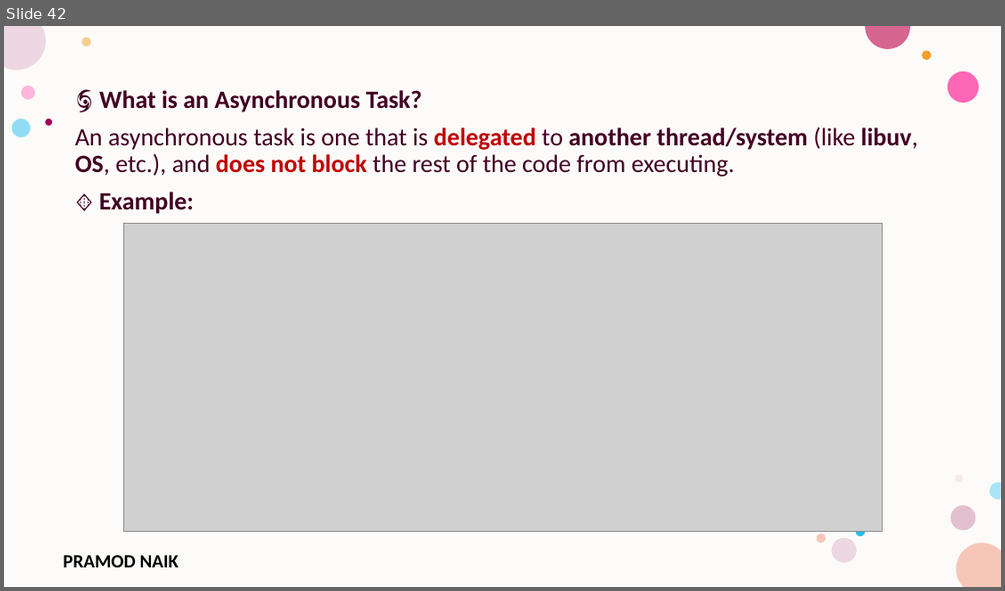
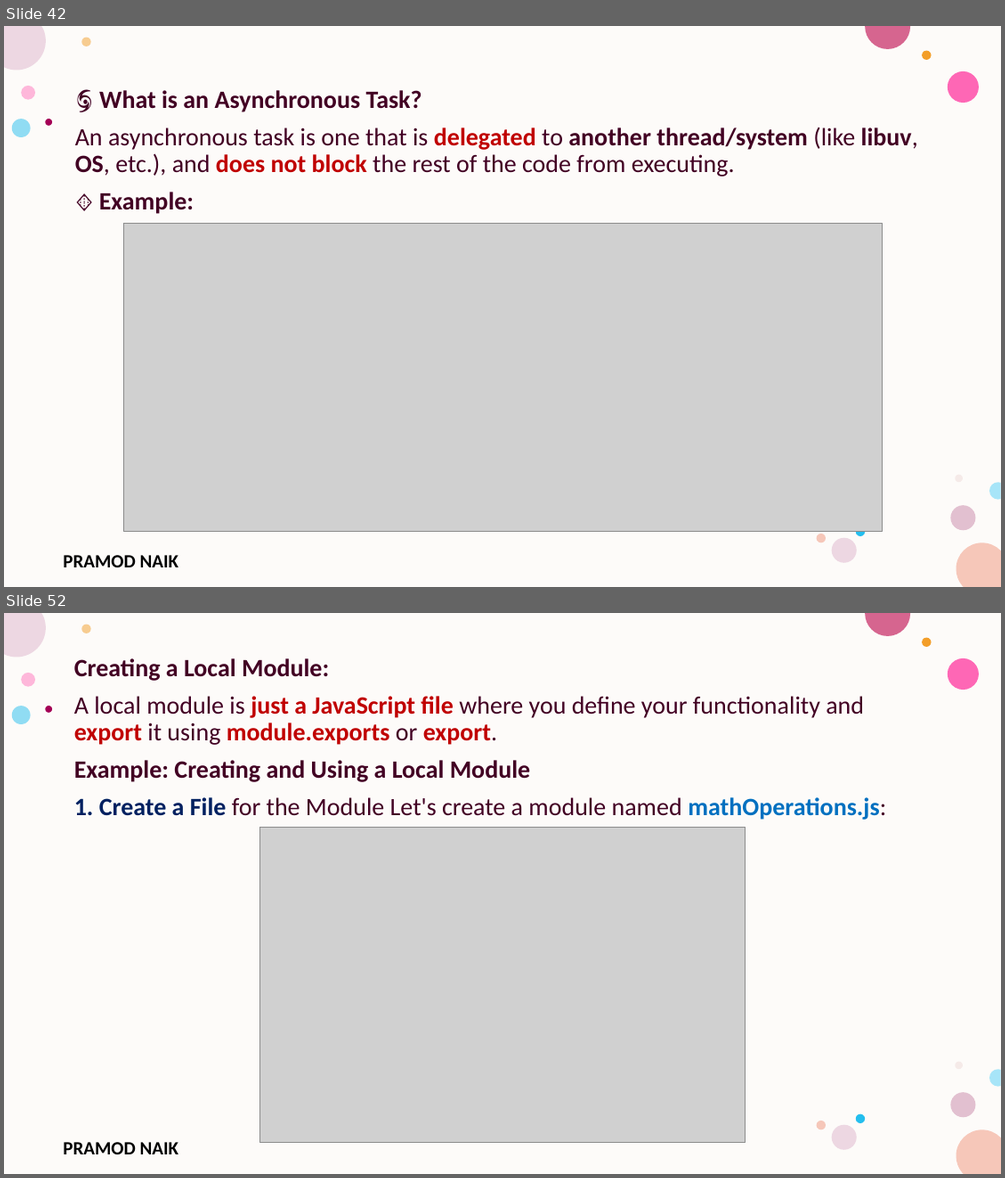
Before and after one commit to PRAMODNAIK-DEV/Node.js-Hands-on-Workshop, a slide deck: Node.js-Hands-on-Workshop 2025.pptx. Shown one above the other, each under a label of ours: slide 42 before the commit, slides 42 and 52 after it; the slides between them are not shown. The pictures are 1005x591 and 1005x1178 pixels, drawn with LibreOffice and Linux fonts; fonts in the diff are those of the drawing; grey boxes stand for pictures; background and template pictures are left out. Boxes give left, top, right and bottom in pixels: in the first picture for what was removed or moved away, otherwise in the second. Text is boxed around its words. In the diff, an @@ line names an element or a change of style, - is before the commit and + after.

```diff
--- a/Node.js-Hands-on-Workshop 2025.pptx
+++ b/Node.js-Hands-on-Workshop 2025.pptx
@@ slide 52 added at [4, 613, 1001, 1174], background #FFFFFF; not listed: 17 template elements that a slide beside it also shows @@
@@ text added at [74, 658, 886, 819], 24 pt, text #420023, bold @@
+Creating a Local Module:
+A local module is just a JavaScript file where you define your functionality and export it using module.exports or export.
+Example: Creating and Using a Local Module
+1. Create a File for the Module Let's create a module named mathOperations.js:
@@ picture added at [259, 827, 745, 1142] @@
```
Also in this commit, not shown: 1 slide changed, 16 other slides added, 2 slides removed.
